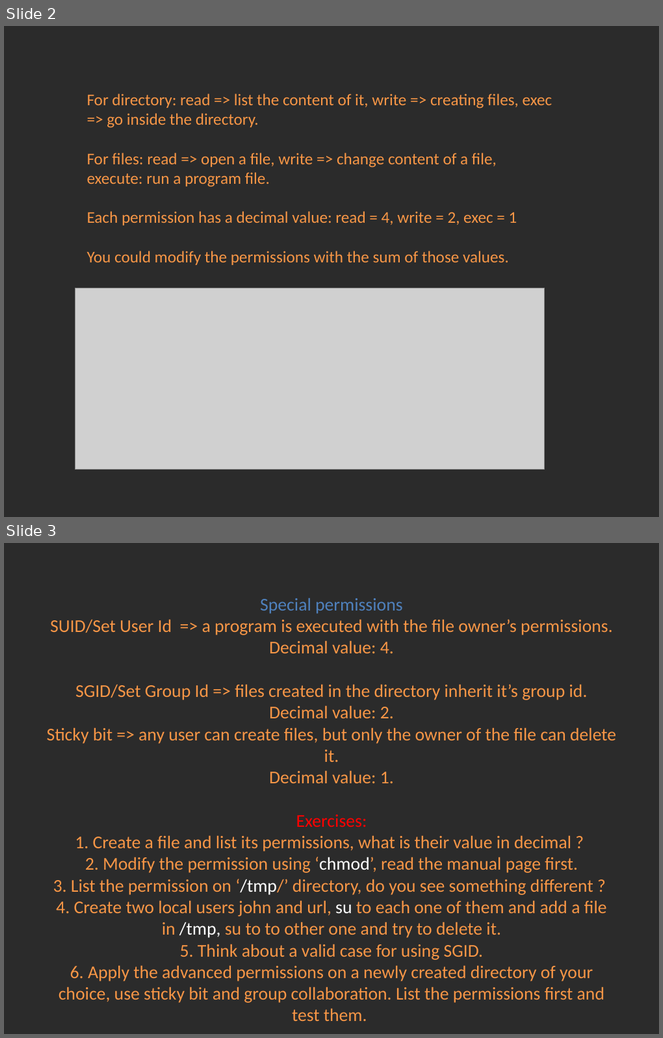
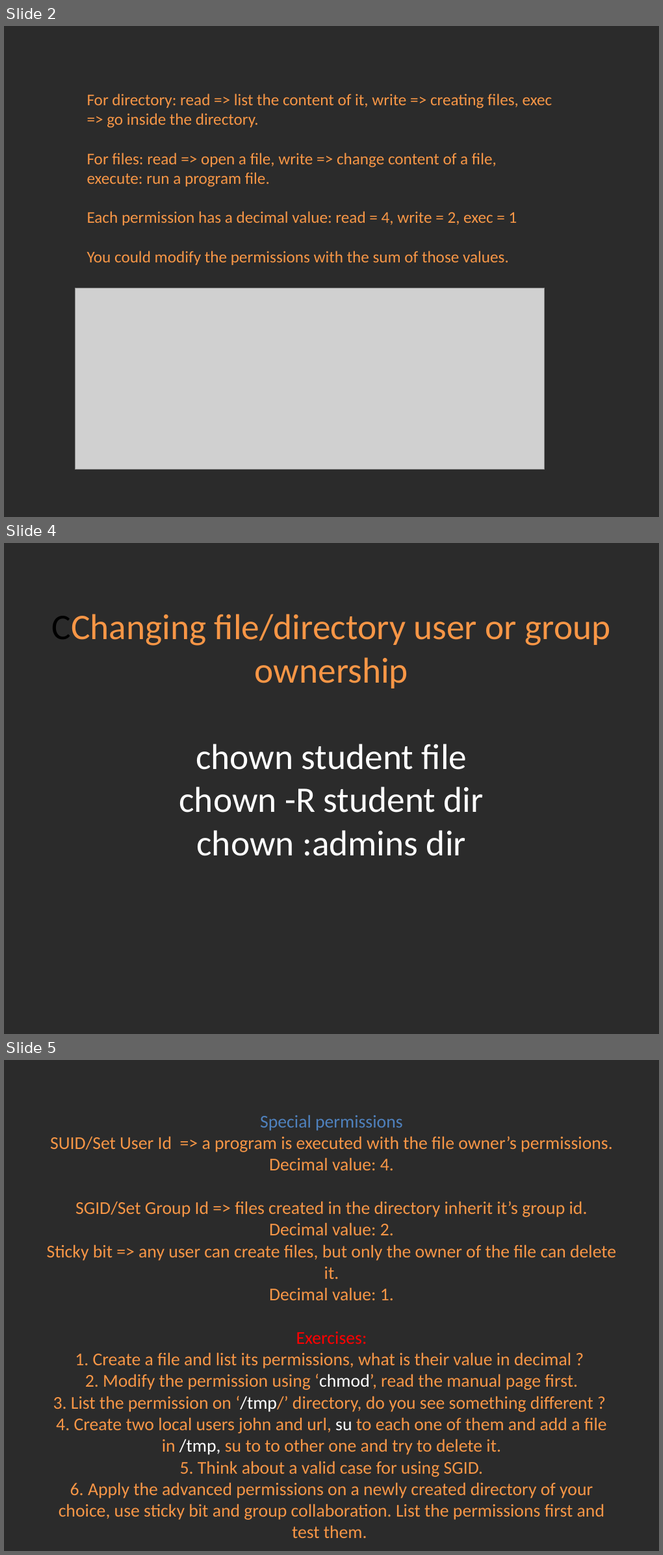
Before and after one commit to Academy-Soft-Intellect/Linux-Course, a slide deck: 5.Permissions/05-PermissionsAndAccessControlLists.pptx. Shown one above the other, each under a label of ours: slides 2 and 3 before the commit, slides 2, 4 and 5 after it; the slides between them are not shown. The pictures are 663x1038 and 663x1555 pixels, drawn with LibreOffice and Linux fonts; fonts in the diff are those of the drawing; grey boxes stand for pictures; background and template pictures are left out; a plain dark background stands for a picture behind light text. Boxes give left, top, right and bottom in pixels: in the first picture for what was removed or moved away, otherwise in the second. Text is boxed around its words. In the diff, an @@ line names an element or a change of style, - is before the commit and + after.

```diff
--- a/5.Permissions/05-PermissionsAndAccessControlLists.pptx
+++ b/5.Permissions/05-PermissionsAndAccessControlLists.pptx
@@ slide 4 added at (4,543,659,1034), background picture (left out) @@
@@ title added at (52,614,611,856), 39.6 pt, text #FFFFFF @@
+CChanging file/directory user or group ownership
+chown student file
+chown -R student dir
+chown :admins dir
@@ what was slide 3 is now slide 5 @@
```
Also in this commit, not shown: 1 slide changed, 2 other slides added.
